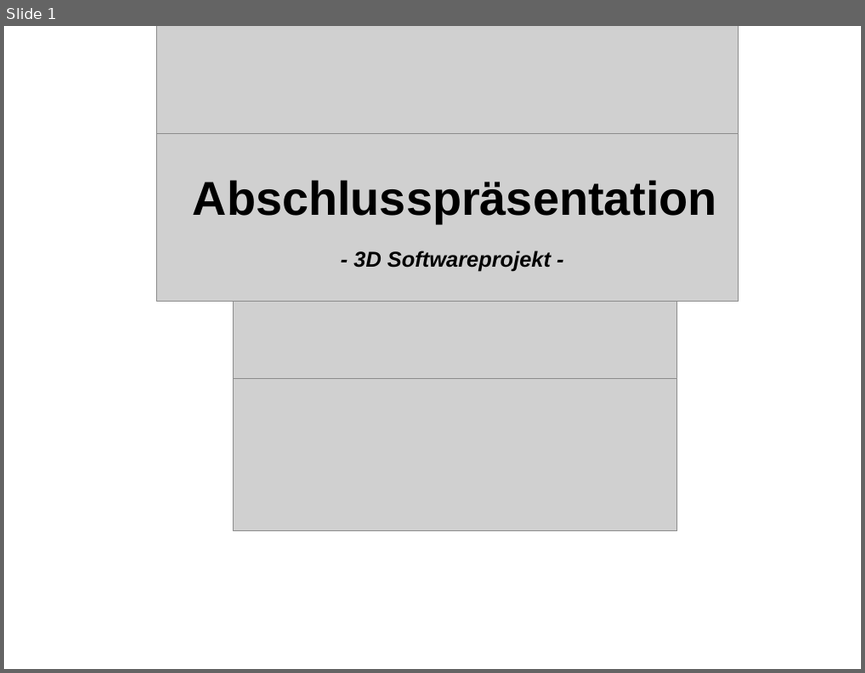
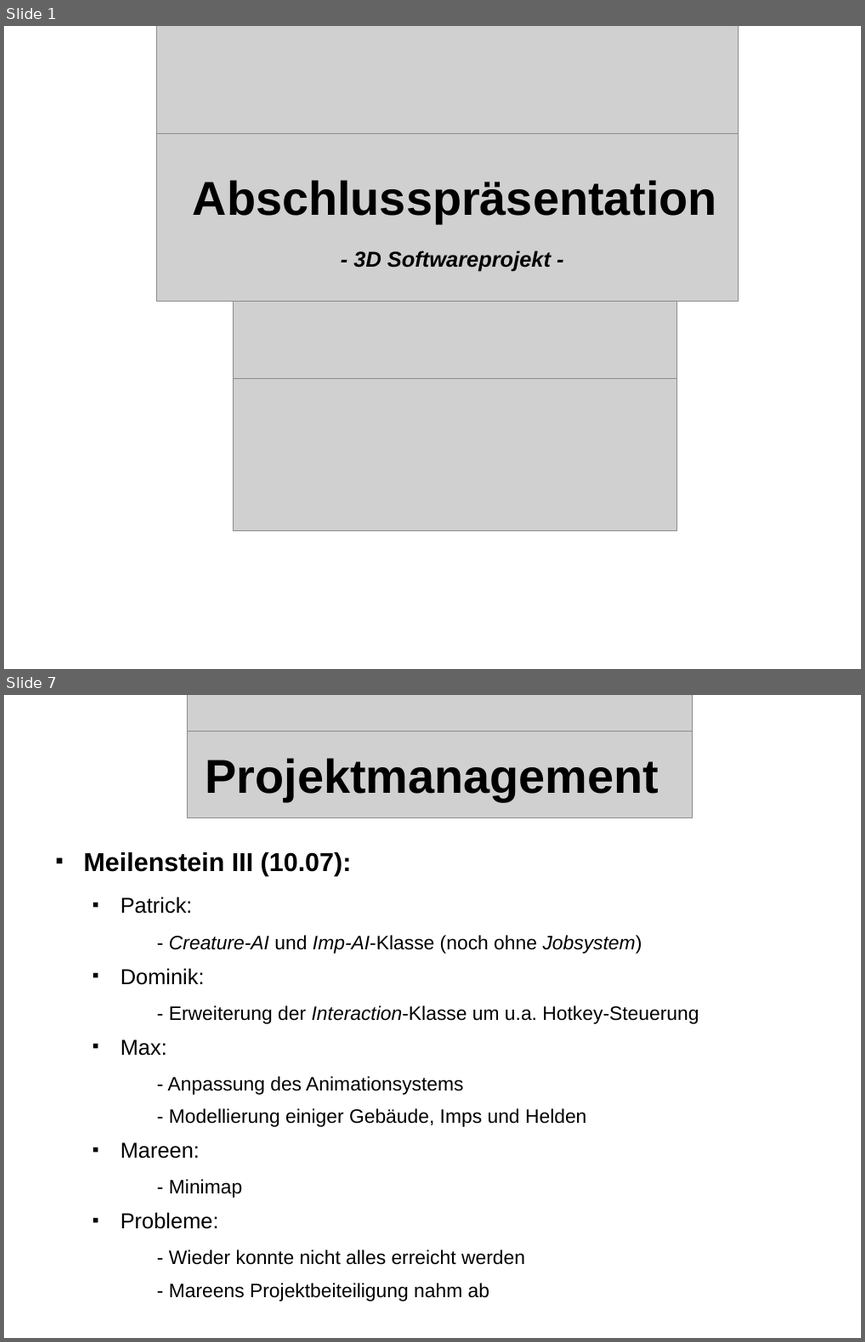
Before and after one commit to streber91/3D-Game-Project, a slide deck: Documents/Präsentationen/Underlord Abschlusspräsentation.odp. Shown one above the other, each under a label of ours: slide 1 before the commit, slides 1 and 7 after it; the slides between them are not shown. The pictures are 865x673 and 865x1342 pixels, drawn with LibreOffice and Linux fonts; fonts in the diff are those of the drawing; grey boxes stand for pictures; background and template pictures are left out. Boxes give left, top, right and bottom in pixels: in the first picture for what was removed or moved away, otherwise in the second. Text is boxed around its words. In the diff, an @@ line names an element or a change of style, - is before the commit and + after.

```diff
--- a/Documents/Präsentationen/Underlord Abschlusspräsentation.odp
+++ b/Documents/Präsentationen/Underlord Abschlusspräsentation.odp
@@ slide 7 added at (x1=4, y1=695, x2=861, y2=1338), background picture (left out) @@
@@ picture added at (x1=188, y1=695, x2=692, y2=741) @@
@@ picture added at (x1=188, y1=732, x2=692, y2=818) @@
@@ title added at (x1=205, y1=758, x2=659, y2=801), 44 pt, text #000000, bold @@
+Projektmanagement
@@ text added at (x1=84, y1=852, x2=698, y2=1301), 18 pt, text #000000 @@
+■ Meilenstein III (10.07):
+  ■ Patrick:
+    - Creature-AI und Imp-AI-Klasse (noch ohne Jobsystem)
+  ■ Dominik:
+    - Erweiterung der Interaction-Klasse um u.a. Hotkey-Steuerung
+  ■ Max:
+    - Anpassung des Animationsystems
+    - Modellierung einiger Gebäude, Imps und Helden
+  ■ Mareen:
+    - Minimap
+  ■ Probleme:
+    - Wieder konnte nicht alles erreicht werden
+    - Mareens Projektbeiteiligung nahm ab
```
Also in this commit, not shown: 13 slides changed, 16 other slides added, 2 slides removed, 1 other file.
